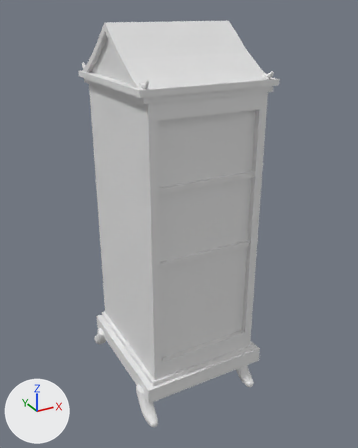
An edit to the Blender file app_0.2/assets/models/models/m_armoire.blend, drawn before and after from the same camera.
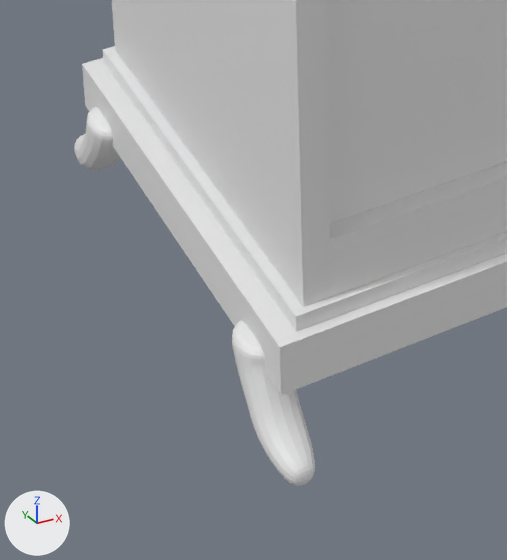
Each version is shown whole from a 50 mm lens placed at (-1.47, -2.75, 2.51), pointed at (0.02, -0.04, 1.15), then close up on the part from 21% to 58% of the width and 67% to 100% of the height. The axes (+X, +Y, +Z) are drawn at lower left. The lights are the same throughout.

The older version as bpy lines, for what is in view:
```python
me_cube_005 = bpy.data.meshes.new('Cube.005')
me_cube_005.from_pydata(...)  # 516 vertices, 388 faces; spans x -0.5..0.62, y -1.08..1.08, z -1.26..1.26
me_cube_013 = bpy.data.meshes.new('Cube.013')
me_cube_013.from_pydata(...)  # 36 vertices, 34 faces; spans x 0.09..1.2, y -2.87..1.0, z -1.15..0.17
ob_a_base_a = bpy.data.objects.new('A_base_a', me_cube_005)
ob_a_base_a.location = (-0.048, 0.001, 1.135)
ob_a_base_a.scale = (0.788, 0.444, 0.788)
ob_a_pied = bpy.data.objects.new('a_pied', me_cube_013)
ob_a_pied.location = (0.281, -0.36, 0.17)
ob_a_pied.scale = (0.0882, 0.0655, 0.164)
_m = ob_a_pied.modifiers.new('Subdivision', 'SUBSURF')
_m.levels = 2
_m = ob_a_pied.modifiers.new('Mirror', 'MIRROR')
_m.use_axis = (True, True, False)
_m.merge_threshold = 0.0
_m.mirror_object = ob_a_base_a
```
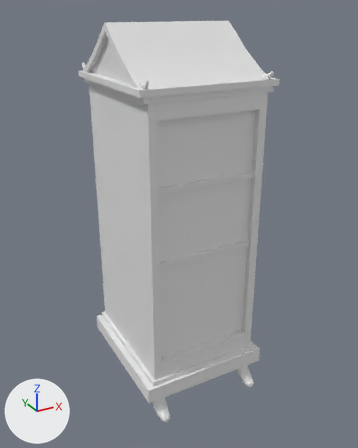
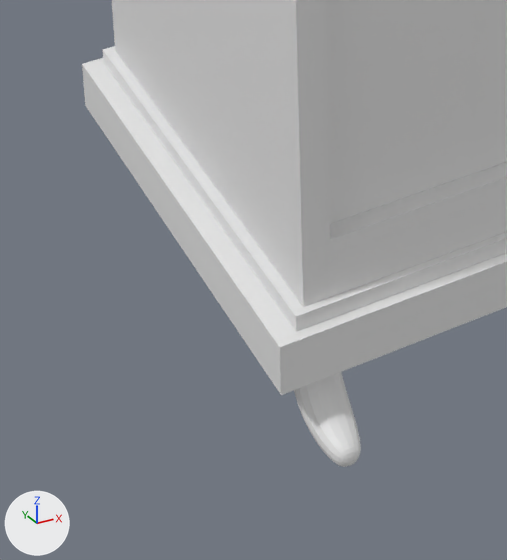
Commit message: Ajout Statue dans la scene et modification armoire

Changed parts and their boxes (x1, y1, x2, y2) in the close-ups (507 x 560 px):
'a_pied', reshaped, modifiers changed: before (75, 107, 315, 486); after (294, 372, 361, 467)
part 1 of me_cube_013, added: after (294, 372, 361, 467)

The edits, one by one:
me_cube_013 has 36 vertices, 34 faces and spans x 0.09..1.2, y -2.87..1.0, z -1.15..0.17.
me_cube_013 is used by ob_a_pied; location (0.281, -0.36, 0.17); scale (0.0882, 0.0655, 0.164).
me_cube_013 part 1: the loose piece of 36 vertices spanning x 0.09..1.2, y -2.87..1.0, z -1.15..0.17 is copied, and the copy is mirrored in x about its middle, then moved by (-7.74, 0.0, 0.0); it spans x -7.66..-6.54, y -2.87..1.0, z -1.15..0.17.
Object 'a_pied' (ob_a_pied) loses its MIRROR modifier named 'Mirror'.
Modifier setting removed (it was use_axis = (True, True, False)).
Modifier setting removed (it was merge_threshold = 0.0).
Modifier setting removed (it was mirror_object = ob_a_base_a).
